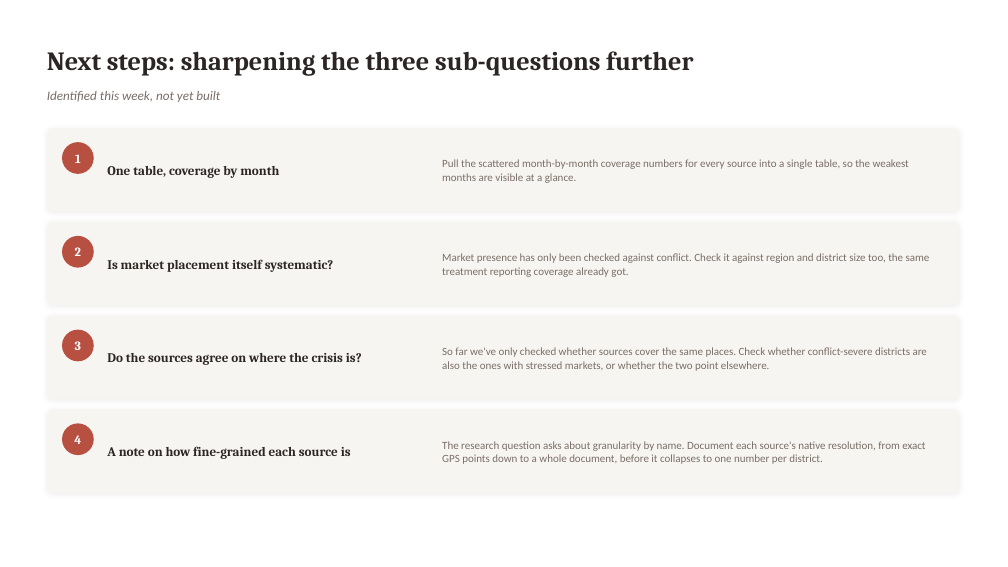
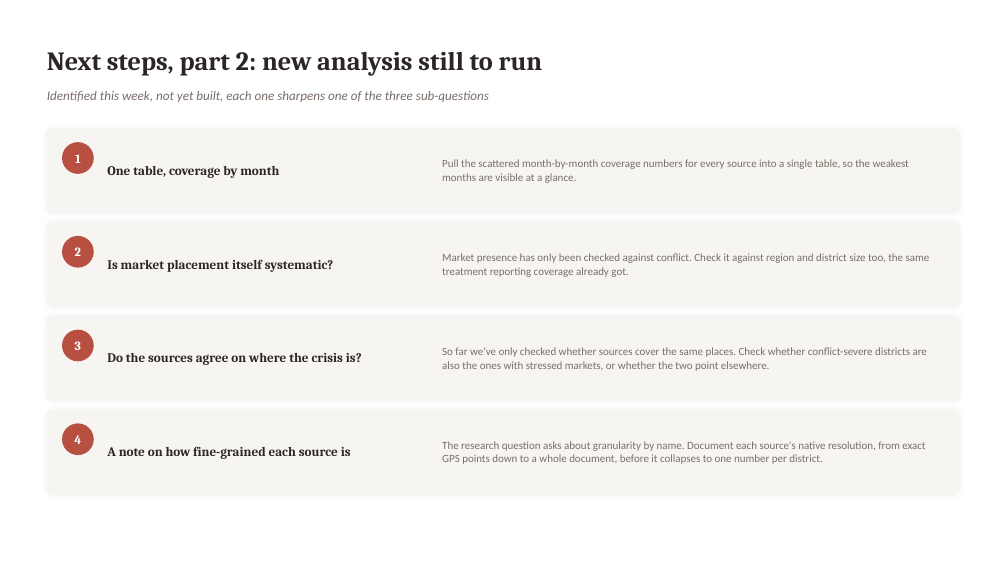
Before and after one commit to hcfgsqm2q7-lang/Dissertation---Samuel-Aracena, a slide deck: slide 30 of weekly_meetings/2026_08_17_slides.pptx (slide 25 before the commit). Drawn at 1008x567 pixels with LibreOffice and Linux fonts; fonts in the diff are those of the drawing. Boxes give left, top, right and bottom in pixels: in the first picture for what was removed or moved away, otherwise in the second. Text is boxed around its words. In the diff, an @@ line names an element or a change of style, - is before the commit and + after.

```diff
--- a/weekly_meetings/2026_08_17_slides.pptx
+++ b/weekly_meetings/2026_08_17_slides.pptx
@@ text at bbox=[47, 52, 543, 76]: text changed @@
-Next steps: sharpening the three sub-questions further
+Next steps, part 2: new analysis still to run
@@ text at bbox=[47, 91, 489, 102]: text changed @@
-Identified this week, not yet built
+Identified this week, not yet built, each one sharpens one of the three sub-questions
```
Also in this commit, not shown: 7 other slides changed, 5 slides added, 1 slide removed, 1 other file.
